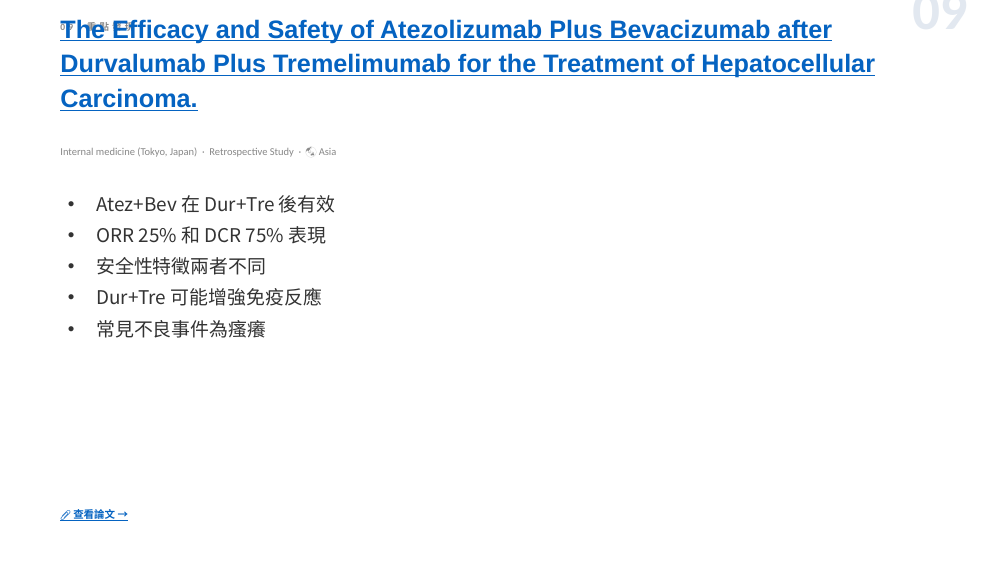
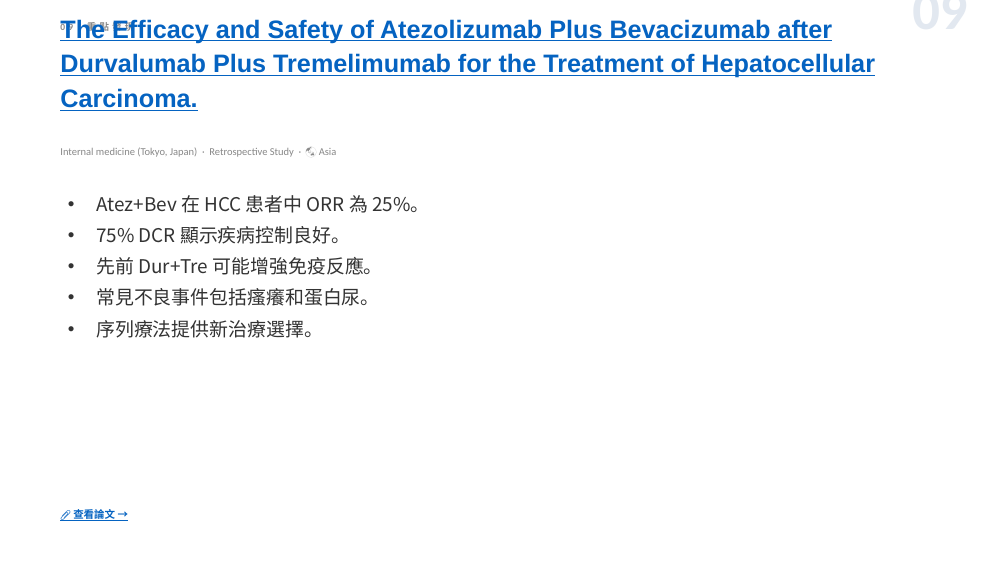
Before and after one commit to jejenhu-maker/hcc-weekly-digest, a slide deck: slide 11 of docs/digest-zh.pptx. Drawn at 1008x567 pixels with LibreOffice and Linux fonts; fonts in the diff are those of the drawing. Boxes give left, top, right and bottom in pixels: in the first picture for what was removed or moved away, otherwise in the second. Text is boxed around its words. In the diff, an @@ line names an element or a change of style, - is before the commit and + after.

```diff
--- a/docs/digest-zh.pptx
+++ b/docs/digest-zh.pptx
@@ text at bbox=[96, 195, 429, 338]: text changed @@
-• Atez+Bev 在 Dur+Tre 後有效
-• ORR 25% 和 DCR 75% 表現
-• 安全性特徵兩者不同
-• Dur+Tre 可能增強免疫反應
-• 常見不良事件為瘙癢
+• Atez+Bev 在 HCC 患者中 ORR 為 25%。
+• 75% DCR 顯示疾病控制良好。
+• 先前 Dur+Tre 可能增強免疫反應。
+• 常見不良事件包括瘙癢和蛋白尿。
+• 序列療法提供新治療選擇。
```
Also in this commit, not shown: 11 other slides changed, 3 other files.
